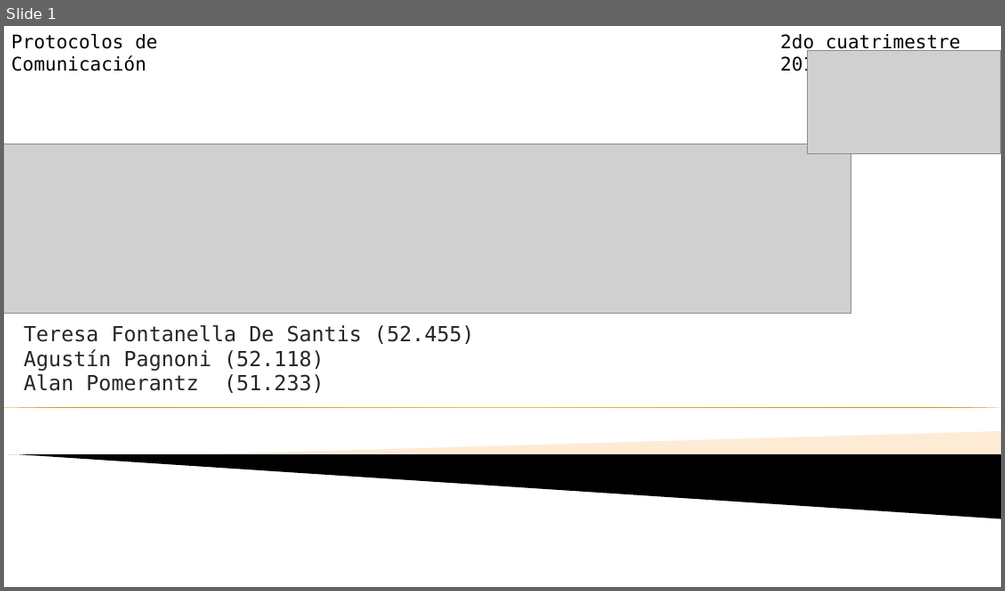
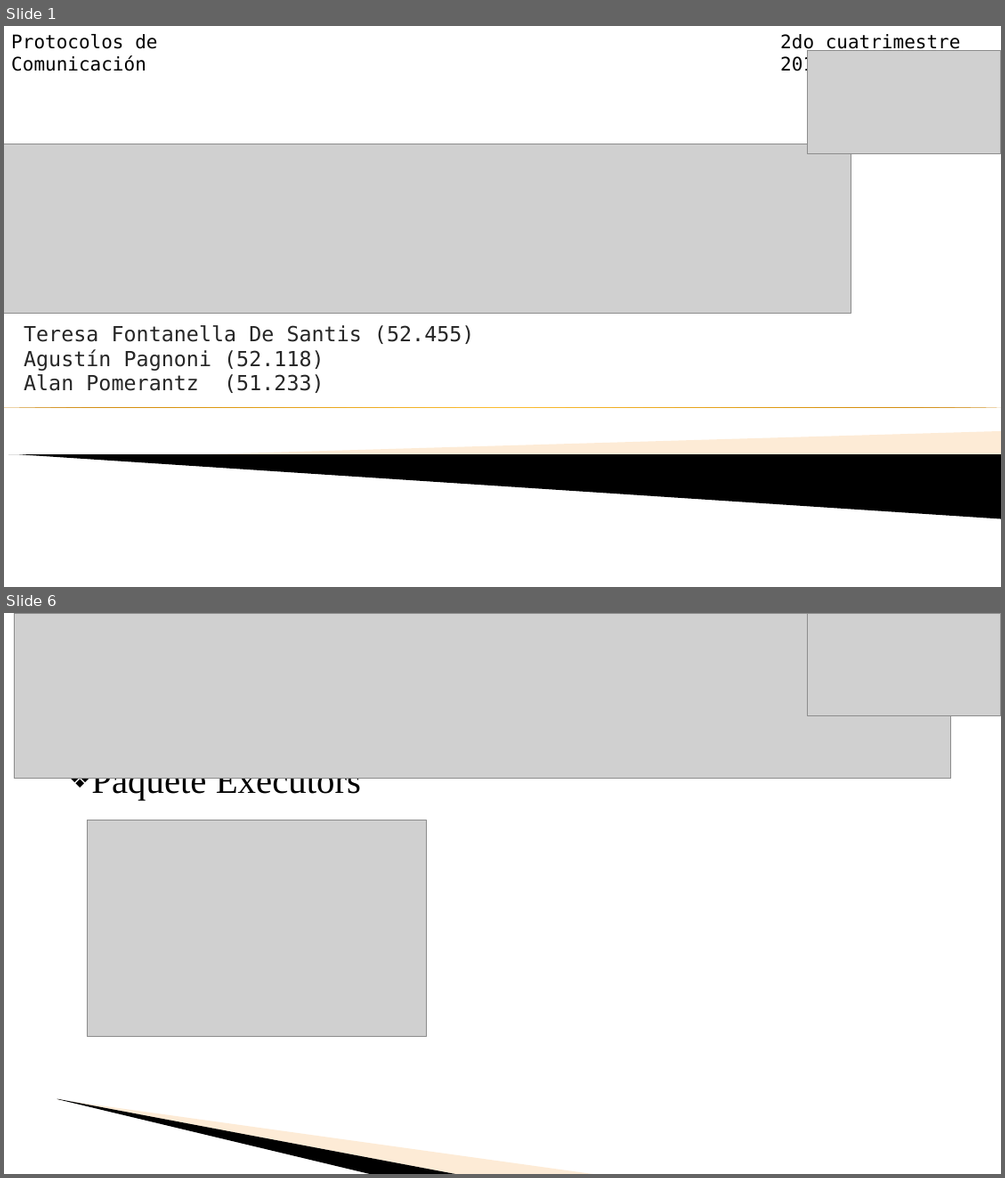
Before and after one commit to aguspagnoni/http-proxy, a slide deck: PPT PDC 1.ppt. Shown one above the other, each under a label of ours: slide 1 before the commit, slides 1 and 6 after it; the slides between them are not shown. The pictures are 1005x591 and 1005x1178 pixels, drawn with LibreOffice and Linux fonts; fonts in the diff are those of the drawing; grey boxes stand for pictures; background and template pictures are left out. Boxes give left, top, right and bottom in pixels: in the first picture for what was removed or moved away, otherwise in the second. Text is boxed around its words. In the diff, an @@ line names an element or a change of style, - is before the commit and + after.

```diff
--- a/PPT PDC 1.ppt
+++ b/PPT PDC 1.ppt
@@ slide 6 added at box(4, 613, 1001, 1174), background picture (left out) @@
@@ picture added at box(15, 613, 951, 779) @@
@@ picture added at box(808, 613, 1000, 716) @@
@@ text added at box(91, 778, 361, 801), 35 pt, text #000000 @@
+❖ Paquete Executors
@@ picture added at box(87, 819, 426, 1036) @@
@@ freeform shape added at box(57, 1098, 459, 1174), fill #000000 @@
@@ freeform shape added at box(58, 1099, 597, 1174), fill #FCCF99 at 40% opacity @@
```
Also in this commit, not shown: 2 slides changed, 5 other slides added, 3 slides removed.
